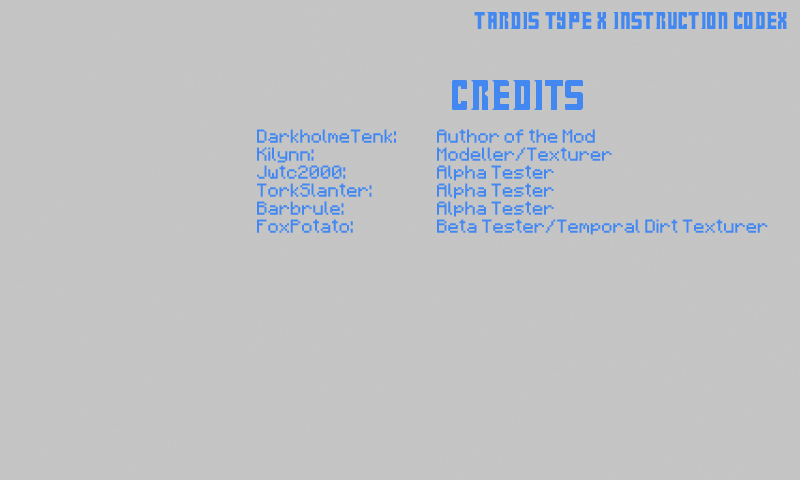
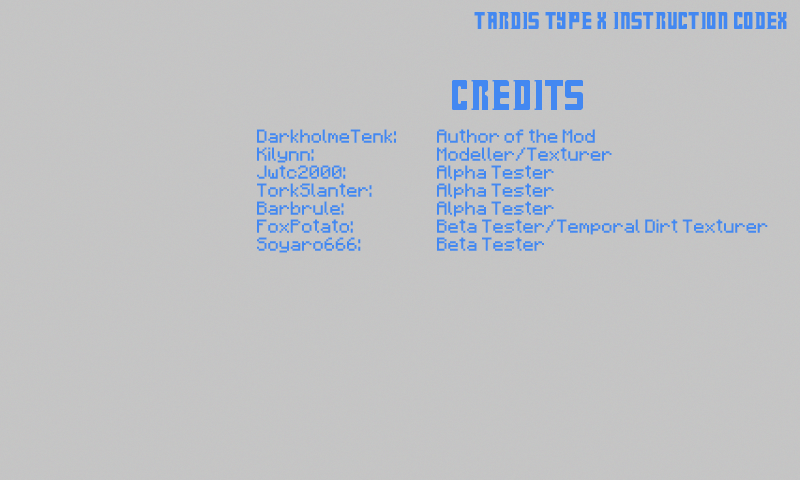
Layered file, before and after one edit (800px x 480px). Changes by layer:
painted on "Credits DarkholmeTenk: Author of the Mod Kilynn: Modeller" over (x1=257, y1=237, x2=544, y2=253)
